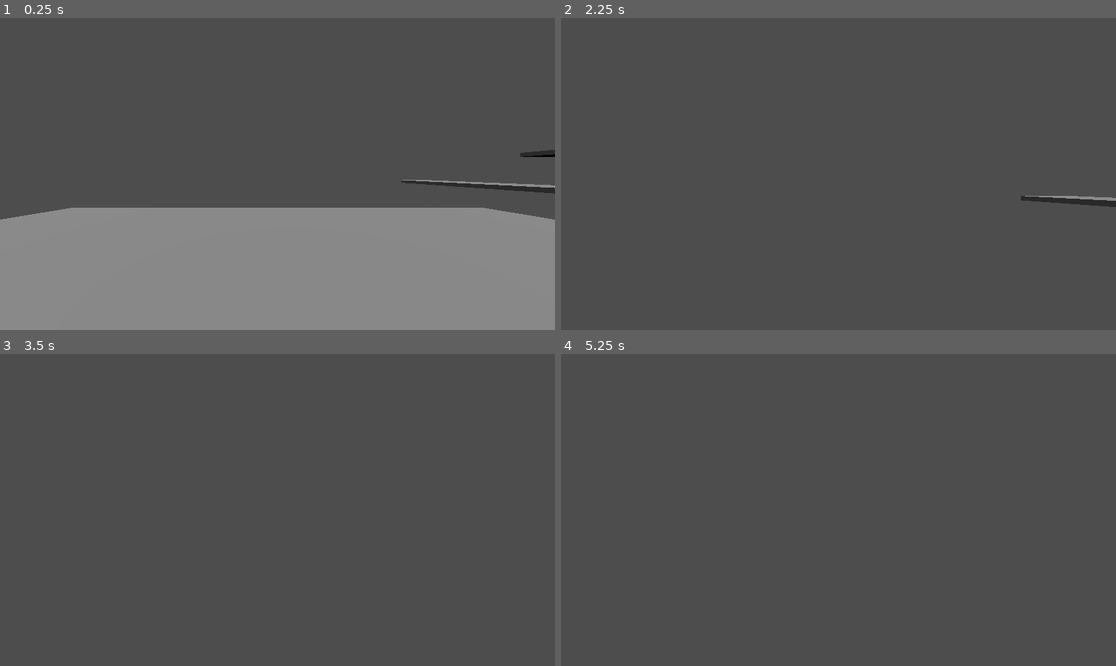
Above: before the commit, frames 1-4 (two rows, left to right).
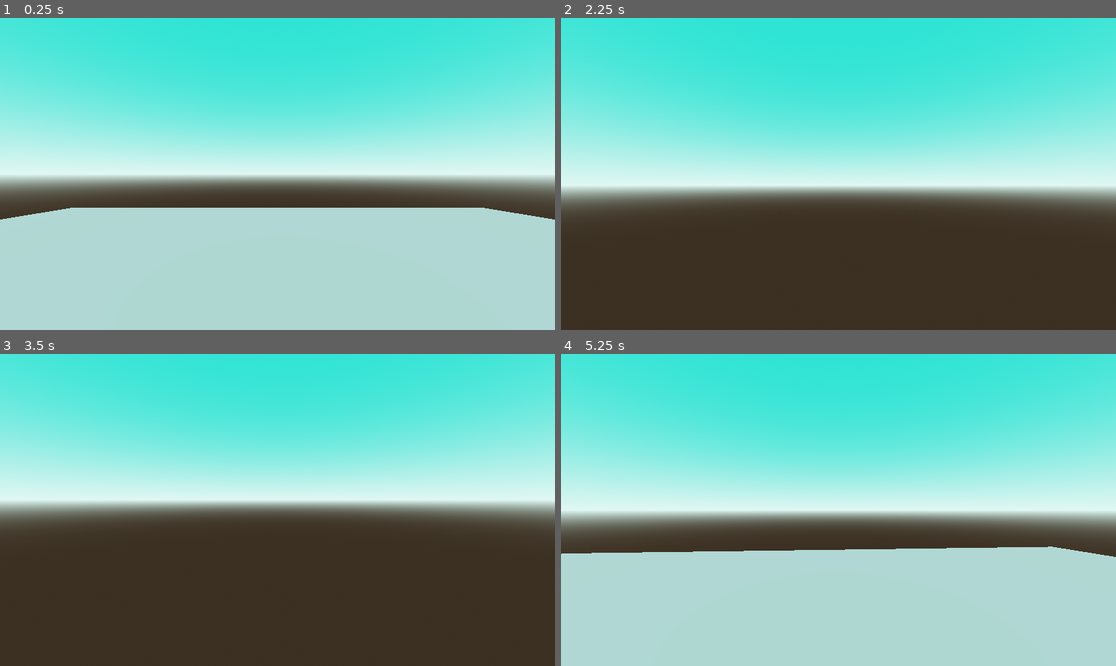
Above: after the commit, the same moments.

Repository: angelator312/jump-the-findy
Game: Godot game, scene res://test.tscn
Two runs of this game, one before a commit and one after it. Both use one fixed random seed, a clock stepped at 60 frames per second and the inputs below.
Inputs (mouse positions are in pixels of both pictures, inside the frame that each line leads up to):
- Up to frame 1 (0.25 s): no input
- Up to frame 2 (2.25 s): tap Enter at 0.5 s; move the mouse to (866, 174) at 0.52 s; hold Up (move_up) from 0.53 s (still down); tap Space (move_jump) at 0.77, 1.52 s; move the mouse to (810, 174) at 1.27 s; move the mouse to (849, 167) at 2.02 s
- Up to frame 3 (3.5 s): keep holding Up (move_up); move the mouse to (271, 516) at 2.77 s; tap Space (move_jump) at 3.02 s
- Up to frame 4 (5.25 s): keep holding Up (move_up); tap G (soft_restart, bound only after the commit) at 3.5, 4.9 s; move the mouse to (877, 513) at 3.52 s; tap Space (move_jump) at 3.77, 4.52 s; tap R (restart, bound only after the commit) at 4.15 s; move the mouse to (794, 506) at 4.27 s; move the mouse to (844, 510) at 5.02 s

The runs differ from the first frame. In frame 1, 97% of the frame differs, in the area x 0-100%, y 0-100%; in frame 2, 97%; in frame 3, 97%; in frame 4, 97%.

Commit message:
added not workign(and not used generator)

Diff:
--- a/PlatformManger.gd
+++ b/PlatformManger.gd
@@ -45,7 +45,7 @@
 
 
 
-var start_platform = PlatformPos.new(Vector3(0,0,0), 20, 20)
+var start_platform = PlatformPos.new(Vector3(0,0,0), 3, 3)
 
 func can_jump_to_platform(position: Vector3, platform: PlatformPos) -> bool:
 	return true
@@ -58,6 +58,11 @@
 
 
 func _ready() -> void:
+	generate()
+
+func generate()-> void:
+	for e in get_children():
+		self.remove_child(e)
 	var current: PlatformPos = start_platform
 	var num_platforms = 10
 	var current_platforms = 0
@@ -95,6 +100,6 @@
 
 func instantiate(pp :PlatformPos)->void:
 	var node:StaticBody3D=PlatformScene.instantiate()
-	get_tree().current_scene.add_child(node)
+	self.add_child(node)
 	node.global_position=pp.pos
 	node.scale = Vector3(pp.x_size, PLATFORM_THICKNESS , pp.y_size)
--- a/charecter.gd
+++ b/charecter.gd
@@ -3,7 +3,7 @@
 
 const SPEED = 5.0
 const JUMP_VELOCITY = 6
-
+const START_POS=Vector3(0,1,0)
 const SENSITIVITY = 0.005
 @onready var camera: Camera3D = $Pivot/Pivot2/Camera3D
 
@@ -21,6 +21,11 @@
 			Input.set_mouse_mode(Input.MOUSE_MODE_VISIBLE)
 		else:
 			Input.set_mouse_mode(Input.MOUSE_MODE_CAPTURED)
+	if event.is_action("restart") && event.is_pressed():
+		PlatformManger.generate()
+		global_position=START_POS
+	if event.is_action("soft_restart") && event.is_pressed():
+		global_position=START_POS
 
 func _physics_process(delta: float) -> void:
 	# Add the gravity.
--- /dev/null
+++ b/generator.gd
@@ -0,0 +1,14 @@
+extends Node3D
+
+const RANDOMS = preload("uid://ceasjwtr4lu7w")
+
+# Called when the node enters the scene tree for the first time.
+func _ready() -> void:
+	var files:Array[String]
+	files.assign(DirAccess.open("res://randoms").get_files())
+	print(files)
+	files=files.filter(func(e:String):return !e.ends_with(".import"))
+	var file=files[randi_range(0,files.size()-1)]
+	print(files)
+	var e:Node3D= load("res://randoms/"+file).instantiate()
+	self.add_child(e)
--- /dev/null
+++ b/generator.tscn
@@ -0,0 +1,6 @@
+[gd_scene format=3 uid="uid://cmto3oob4aono"]
+
+[ext_resource type="Script" uid="uid://b5pl18ir5fsmx" path="res://generator.gd" id="1_yybav"]
+
+[node name="Generator" type="StaticBody3D" unique_id=801971672]
+script = ExtResource("1_yybav")
--- a/platform.tscn
+++ b/platform.tscn
@@ -1,11 +1,12 @@
 [gd_scene format=3 uid="uid://df24o7u3aqhnh"]
 
 [ext_resource type="Script" uid="uid://bdx0d76wj6dp4" path="res://platform.gd" id="1_mi635"]
+[ext_resource type="Texture2D" uid="uid://jqsu4vvjl45v" path="res://platform_textures/Metal063_surf.png" id="2_s8bxr"]
 
 [sub_resource type="BoxMesh" id="BoxMesh_5ajho"]
 
-[sub_resource type="ConvexPolygonShape3D" id="ConvexPolygonShape3D_mi635"]
-points = PackedVector3Array(-0.5, -0.1, -0.5, -0.5, 0.1, -0.5, 0.5, -0.1, -0.5, -0.5, -0.1, 0.5, -0.5, 0.1, 0.5, 0.5, 0.1, -0.5, 0.5, -0.1, 0.5, 0.5, 0.1, 0.5)
+[sub_resource type="ConvexPolygonShape3D" id="ConvexPolygonShape3D_s8bxr"]
+points = PackedVector3Array(0.5, 0.5, 0.5, 0.5, 0.5, -0.5, -0.5, 0.5, 0.5, 0.5, -0.5, 0.5, 0.5, -0.5, -0.5, -0.5, 0.5, -0.5, -0.5, -0.5, 0.5, -0.5, -0.5, -0.5)
 
 [node name="Platform" type="StaticBody3D" unique_id=907090141]
 script = ExtResource("1_mi635")
@@ -13,5 +14,14 @@
 [node name="M" type="MeshInstance3D" parent="." unique_id=1341745369]
 mesh = SubResource("BoxMesh_5ajho")
 
-[node name="C" type="CollisionShape3D" parent="." unique_id=483734344]
-shape = SubResource("ConvexPolygonShape3D_mi635")
+[node name="C" type="CollisionShape3D" parent="." unique_id=553429182]
+visible = false
+shape = SubResource("ConvexPolygonShape3D_s8bxr")
+
+[node name="S" type="Sprite3D" parent="." unique_id=1441890318]
+transform = Transform3D(1, 0, 0, 0, -4.371139e-08, 1, 0, -1, -4.371139e-08, 0, 0.501, 0)
+texture = ExtResource("2_s8bxr")
+
+[node name="S2" type="Sprite3D" parent="." unique_id=1225463440]
+transform = Transform3D(1, 0, 0, 0, -4.371139e-08, 1, 0, -1, -4.371139e-08, 0, -0.5013911, 0)
+texture = ExtResource("2_s8bxr")
--- a/project.godot
+++ b/project.godot
@@ -60,6 +60,18 @@
 "events": [Object(InputEventKey,"resource_local_to_scene":false,"resource_name":"","device":-1,"window_id":0,"alt_press …(195 unchanged characters)…
 ]
 }
+restart={
+"deadzone": 0.2,
+"events": [Object(InputEventKey,"resource_local_to_scene":false,"resource_name":"","device":-1,"window_id":0,"alt_pressed":false,"shift_pressed":false,"ctrl_pressed":false,"meta_pressed":false,"pressed":false,"keycode":0,"physical_keycode":82,"key_label":0,"unicode":114,"location":0,"echo":false,"script":null)
+, Object(InputEventMouseButton,"resource_local_to_scene":false,"resource_name":"","device":-1,"window_id":0,"alt_pressed":false,"shift_pressed":false,"ctrl_pressed":false,"meta_pressed":false,"button_mask":1,"position":Vector2(354, 30),"global_position":Vector2(373, 126),"factor":1.0,"button_index":1,"canceled":false,"pressed":true,"double_click":false,"script":null)
+]
+}
+soft_restart={
+"deadzone": 0.2,
+"events": [Object(InputEventKey,"resource_local_to_scene":false,"resource_name":"","device":-1,"window_id":0,"alt_pressed":false,"shift_pressed":false,"ctrl_pressed":false,"meta_pressed":false,"pressed":false,"keycode":0,"physical_keycode":71,"key_label":0,"unicode":103,"location":0,"echo":false,"script":null)
+, Object(InputEventMouseButton,"resource_local_to_scene":false,"resource_name":"","device":-1,"window_id":0,"alt_pressed":false,"shift_pressed":false,"ctrl_pressed":false,"meta_pressed":false,"button_mask":2,"position":Vector2(357, 36),"global_position":Vector2(376, 132),"factor":1.0,"button_index":2,"canceled":false,"pressed":true,"double_click":false,"script":null)
+]
+}
 
 [physics]
 
--- a/test.tscn
+++ b/test.tscn
@@ -1,6 +1,20 @@
 [gd_scene format=3 uid="uid://dhhe4usnpwj0f"]
 
 [ext_resource type="PackedScene" uid="uid://da2xfkxful442" path="res://player.tscn" id="1_37kl0"]
+
+[sub_resource type="ProceduralSkyMaterial" id="ProceduralSkyMaterial_37kl0"]
+sky_top_color = Color(0.15182108, 0.7959854, 0.7087005, 1)
+sky_horizon_color = Color(0.775991, 0.92928207, 0.89846087, 1)
+ground_horizon_color = Color(0.775991, 0.92928207, 0.89846087, 1)
+
+[sub_resource type="Sky" id="Sky_8uh7m"]
+sky_material = SubResource("ProceduralSkyMaterial_37kl0")
+
+[sub_resource type="Environment" id="Environment_6uqi0"]
+background_mode = 2
+sky = SubResource("Sky_8uh7m")
+tonemap_mode = 2
+glow_enabled = true
 
 [sub_resource type="PlaneMesh" id="PlaneMesh_6uqi0"]
 size = Vector2(20, 20)
@@ -9,6 +23,9 @@
 points = PackedVector3Array(-10, 0, -10, -10, 0, 10, 10, 0, -10, 10, 0, 10)
 
 [node name="Node3D" type="Node3D" unique_id=1062988748]
+
+[node name="WorldEnvironment" type="WorldEnvironment" parent="." unique_id=1339944835]
+environment = SubResource("Environment_6uqi0")
 
 [node name="CharacterBody3D" parent="." unique_id=1073248438 instance=ExtResource("1_37kl0")]
 transform = Transform3D(1, 0, 0, 0, 1, 0, 0, 0, 1, 0, 1, 0)
Not shown, added: generator.gd.uid
Binary file added: platform_textures/Metal063_1K-JPG_Displacement.jpg
Not shown, added: platform_textures/Metal063_1K-JPG_Displacement.jpg.import
Binary file added: platform_textures/Metal063_1K-JPG_Metalness.jpg
Not shown, added: platform_textures/Metal063_1K-JPG_Metalness.jpg.import
Binary file added: platform_textures/Metal063_surf.png
Not shown, added: platform_textures/Metal063_surf.png.import
Binary file added: randoms/AFootballV1.fbx
Not shown, added: randoms/AFootballV1.fbx.import
Binary file added: randoms/BaseballBatV1.fbx
Not shown, added: randoms/BaseballBatV1.fbx.import
Binary file added: randoms/BaseballV1.fbx
(and 14 more such lines)
